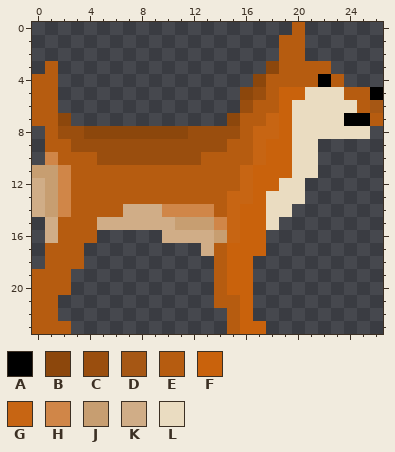
Two states of a pixel-art sprite, Art/Textures/Sprites/tobSprites/tobNeutral.png. That is the earlier state.
The file is 27x24 pixels. Colours within 5 levels of each other are drawn and written as one.
Palette (. is transparent): A #000000  B #8c470c  C #9a4e0e  D #a65714  E #b65c10  F #c9620c  G #c76513  H #d08648  J #c79e71  K #d0ad87  L #eadcc1
New version:
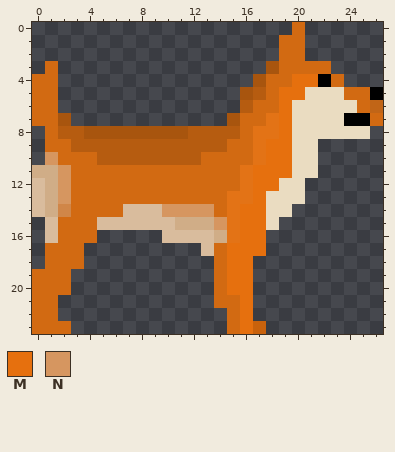
Colours new in this view: M #e6700e  N #d69660
Diff:
Colour B changes from #8c470c to #a8550e.
Colour C changes from #9a4e0e to #b65c10.
Colour D changes from #a65714 to #c16517.
Colour E changes from #b65c10 to #d26a12.
Colour G changes from #c76513 to #e37316.
Colour J changes from #c79e71 to #d0ad87.
Colour K changes from #d0ad87 to #d9bc9d.
The author changed colour E to colour M in row 4 at x 20 to 21.
The author changed colour F to colour M in row 5 at x 19 to 20; in rows 6 to 8 at x 19; in rows 9 to 10 at x 18 to 19; in row 11 at x 17 to 19; in row 12 at x 17 to 18; in row 13 at x 17.
The author changed colour F to colour M in rows 14 to 16 at x 16 to 17; in row 17 at x 15 to 17; in rows 18 to 20 at x 15 to 16; in rows 21 to 23 at x 16.
The author changed colour H to colour N in row 10 at x 1; in rows 11 to 13 at x 2; in row 14 at x 10 to 13; in row 15 at x 14.
